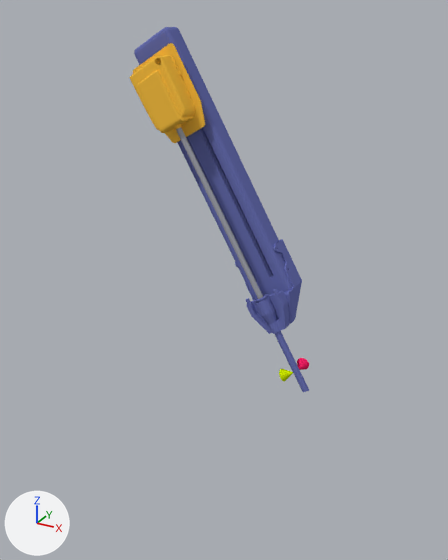
The Blender file Blender/psm2.blend: old version first, new version second.
One viewpoint serves both versions: a 50 mm lens placed at (2.27, -6.23, 5.31), pointed at (-1.59, 0.79, 1.8). Lighting does not change. The marker at lower left points along +X, +Y and +Z.

Objects in the first picture: 'base link', 'main insertion link', 'pitch end link', 'tool roll link', 'yaw link'.
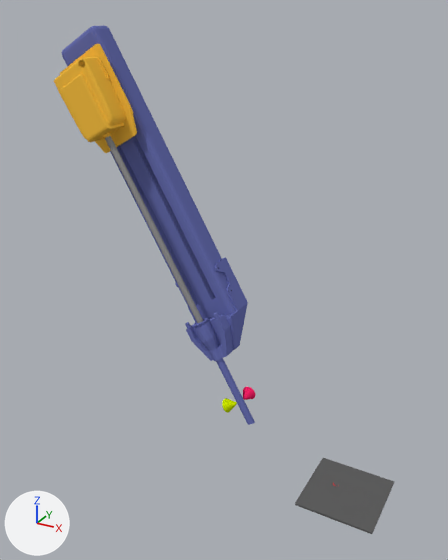
ob_base_link_yaw_link is not drawn itself; it is the parent of ob_ambf_env_psm2_yaw_link.
ob_main_insertion_link_tool_roll_link is not drawn itself; it is the parent of ob_tool_roll_link.
ob_pitch_end_link_main_insertion_link is not drawn itself; it is the parent of ob_ambf_env_psm2_main_insertion_link.
ob_yaw_link_pitch_back_link is not drawn itself; it is the parent of ob_pitch_end_link.

Where the newer file only moved an object's origin or applied its transform, the numbers keep the older frame.

Changed parts and their boxes (x1, y1, x2, y2) in the pictures (448 x 560 px):
'pitch end link', moved, turned, rescaled: before (134, 27, 309, 392); after (62, 26, 255, 425)
'/ambf/env/psm2/main insertion link', added (orange): after (54, 44, 137, 153)
'Table', shown: after (295, 458, 394, 534)
'main insertion link', deleted (orange): before (130, 43, 205, 143)
'tool roll link', recoloured, moved, turned, rescaled: before (176, 127, 263, 299); after (105, 136, 203, 323)
'/ambf/env/psm2/yaw link', added: after (222, 398, 237, 413)
'/ambf/env/psm2/base link', added: after (243, 387, 255, 400)
'base link', deleted: before (297, 358, 309, 370)
'yaw link', deleted: before (279, 369, 293, 381)

Diff of the bpy script that builds the scene:
```diff
--- a/Blender/psm2.blend.py
+++ b/Blender/psm2.blend.py
@@ me_tool_roll_link @@
 me_tool_roll_link.from_pydata(...)  # 265 vertices, 520 faces; spans x -0.04..0.04, y -0.04..0.04, z -1.91..1.87
-me_tool_roll_link.materials.append(mat_tool_roll_linkmat)  # grey #a2a5ae
+me_tool_roll_link.materials.append(mat_tool_roll_linkmat_002)  # grey #959595
@@ ob_pitch_end_link @@
 ob_pitch_end_link = bpy.data.objects.new('pitch end link', me_pitch_end_link)
-ob_pitch_end_link.location = (-1.373, 1.793, 1.51)
+ob_pitch_end_link.parent = ob_yaw_link_pitch_back_link
+ob_pitch_end_link.matrix_parent_inverse = Matrix(((0.0, -1.0, 0.0, 0.2), (0.5, 0.0, -0.866, 0.76), (0.866, 0.0, 0.5, 0.716), (0.0, 0.0, 0.0, 1.0)))
+ob_pitch_end_link.location = (-1.72, 0.63, 1.548)
 ob_pitch_end_link.rotation_euler = (-1.047, 0.0, -1.571)  # degrees (-60, 0, -90)
@@ ob_main_insertion_link @@
-ob_main_insertion_link = bpy.data.objects.new('main insertion link', me_main_insertion_link)
@@ ob_tool_roll_link @@
 ob_tool_roll_link = bpy.data.objects.new('tool roll link', me_tool_roll_link)
+ob_tool_roll_link.parent = ob_main_insertion_link_tool_roll_link
+ob_tool_roll_link.matrix_parent_inverse = Matrix(((-0.000282, 1.0, -0.000163, -1.363), (0.866, 0.000326, 0.5, 0.433), (0.5, 0.0, -0.866, 4.545), (0.0, 0.0, 0.0, 1.0)))
 ob_tool_roll_link.location = (-1.692, 1.363, 2.063)
-ob_tool_roll_link.rotation_euler = (-0.524, -3.142, -1.571)  # degrees (-30, -180, -90)
+ob_tool_roll_link.rotation_euler = (2.618, 0.000112, 1.571)  # degrees (150, 0, 90)
@@ ob_base_link_yaw_link @@
 ob_base_link_yaw_link = bpy.data.objects.new('base link-yaw link', None)
-ob_base_link_yaw_link.location = (-0.652, 1.363, 0.262)
-ob_base_link_yaw_link.rotation_euler = (1.571, 0.524, 3.142)  # degrees (90, 30, 180)
-ob_base_link_yaw_link.scale = (0.1, 0.1, 0.1)
+ob_base_link_yaw_link.parent = ob_ambf_env_psm2_base_link
+ob_base_link_yaw_link.matrix_parent_inverse = Matrix(((-0.866, 0.0, -0.5, -0.716), (0.0, -1.0, 0.0, 0.2), (-0.5, 0.0, 0.866, -0.76), (0.0, 0.0, 0.0, 1.0)))
+ob_base_link_yaw_link.location = (-1.0, 0.2, 0.3)
+ob_base_link_yaw_link.rotation_euler = (-1.571, -2.094, 0.0)  # degrees (-90, -120, 0)
@@ ob_yaw_link_pitch_back_link @@
 ob_yaw_link_pitch_back_link = bpy.data.objects.new('yaw link-pitch back link', None)
-ob_yaw_link_pitch_back_link.location = (-0.652, 1.363, 0.262)
+ob_yaw_link_pitch_back_link.location = (-1.0, 0.2, 0.3)
 ob_yaw_link_pitch_back_link.rotation_euler = (-1.047, 0.0, -1.571)  # degrees (-60, 0, -90)
-ob_yaw_link_pitch_back_link.scale = (0.1, 0.1, 0.1)
@@ ob_pitch_end_link_main_insertion_link @@
 ob_pitch_end_link_main_insertion_link = bpy.data.objects.new('pitch end link-main insertion link', None)
+ob_pitch_end_link_main_insertion_link.parent = ob_pitch_end_link
+ob_pitch_end_link_main_insertion_link.matrix_parent_inverse = Matrix(((0.0, -1.0, 0.0, 1.793), (0.5, 0.0, -0.866, 1.995), (0.866, 0.0, 0.5, 0.434), (0.0, 0.0, 0.0, 1.0)))
 ob_pitch_end_link_main_insertion_link.location = (-2.847, 1.363, 4.063)
-ob_pitch_end_link_main_insertion_link.rotation_euler = (1.477, 2.094, 3.142)  # degrees (85, 120, 180)
-ob_pitch_end_link_main_insertion_link.scale = (0.1, 0.1, 0.1)
+ob_pitch_end_link_main_insertion_link.rotation_euler = (-3.138, 1.047, 0.0)  # degrees (-180, 60, 0)
@@ ob_main_insertion_link_tool_roll_link @@
 ob_main_insertion_link_tool_roll_link.location = (-2.648, 1.363, 3.719)
-ob_main_insertion_link_tool_roll_link.rotation_euler = (-0.524, 3.142, -1.571)  # degrees (-30, 180, -90)
-ob_main_insertion_link_tool_roll_link.scale = (0.1, 0.1, 0.1)
+ob_main_insertion_link_tool_roll_link.rotation_euler = (2.618, 0.000163, 1.571)  # degrees (150, 0, 90)
@@ ob_main_insertion_link_coll_shape_1 @@
 ob_main_insertion_link_coll_shape_1 = bpy.data.objects.new('main insertion link_coll_shape_1', me_cube_009)
-ob_main_insertion_link_coll_shape_1.parent = ob_main_insertion_link
 ob_main_insertion_link_coll_shape_1.matrix_parent_inverse = Matrix(((0.000117, -0.000788, -1.0, 4.263), (-0.00316, -1.0, 0.000788, 0.364), (-1.0, 0.00316, -0.000119, 1.169), (0.0, 0.0, 0.0, 1.0)))
@@ ob_table @@
 ob_table.location = (0.5, 0.51, -0.9)
-ob_table.hide_set(True)
@@ ob_base_link @@
-ob_base_link = bpy.data.objects.new('base link', me_cone)
@@ ob_yaw_link @@
-ob_yaw_link = bpy.data.objects.new('yaw link', me_cone_001)
@@ ob_base_link_coll_shape_1 @@
 ob_base_link_coll_shape_1 = bpy.data.objects.new('base link_coll_shape_1', me_cone_003)
-ob_base_link_coll_shape_1.parent = ob_base_link
 ob_base_link_coll_shape_1.matrix_parent_inverse = Matrix(((1.0, 0.0, 0.0, -1.17), (0.0, 0.0, 1.0, 0.126), (0.0, -1.0, 0.0, 0.363), (0.0, 0.0, 0.0, 1.0)))
@@ ob_yaw_link_coll_shape_1 @@
 ob_yaw_link_coll_shape_1 = bpy.data.objects.new('yaw link_coll_shape_1', me_cone_005)
-ob_yaw_link_coll_shape_1.parent = ob_yaw_link
 ob_yaw_link_coll_shape_1.matrix_parent_inverse = Matrix(((0.0, 0.0, -1.0, -0.126), (0.0, 1.0, 0.0, -0.363), (1.0, 0.0, 0.0, -1.17), (0.0, 0.0, 0.0, 1.0)))
@@ ob_ambf_env_psm2_base_link @@
+ob_ambf_env_psm2_base_link = bpy.data.objects.new('/ambf/env/psm2/base link', me_base_link_001)  # 33 vertices, 62 faces; spans x -0.1..0.1, y -0.258..-0.058, z -0.099..0.101; in mat_tool_gripper1_linkmat (pink #f82266)
+ob_ambf_env_psm2_base_link.location = (-1.0, 0.2, 0.3)
+ob_ambf_env_psm2_base_link.rotation_euler = (0.0, 0.524, -3.142)  # degrees (0, 30, -180)
@@ ob_ambf_env_psm2_yaw_link @@
+ob_ambf_env_psm2_yaw_link = bpy.data.objects.new('/ambf/env/psm2/yaw link', me_yaw_link_001)  # a 32-sided cone pointing to +z spanning x -0.1..0.1, y -0.1..0.1, z -0.254..-0.054; in mat_yaw_linkmat_001 (yellow #cde700)
+ob_ambf_env_psm2_yaw_link.parent = ob_base_link_yaw_link
+ob_ambf_env_psm2_yaw_link.location = (-1.0, 0.2, 0.3)
+ob_ambf_env_psm2_yaw_link.rotation_euler = (0.0, 1.047, 0.0)  # degrees (0, 60, 0)
@@ ob_ambf_env_psm2_main_insertion_link @@
+ob_ambf_env_psm2_main_insertion_link = bpy.data.objects.new('/ambf/env/psm2/main insertion link', me_main_insertion_link_002)  # 830 vertices, 1662 faces; spans x -0.69..0.53, y -0.286..0.158, z -0.415..0.415; in mat_main_insertion_linkmat (orange #ffc545)
+ob_ambf_env_psm2_main_insertion_link.parent = ob_pitch_end_link_main_insertion_link
+ob_ambf_env_psm2_main_insertion_link.location = (-2.847, 1.363, 4.063)
+ob_ambf_env_psm2_main_insertion_link.rotation_euler = (-3.139, 1.047, -0.0016)  # degrees (-180, 60, -0.1)
```
